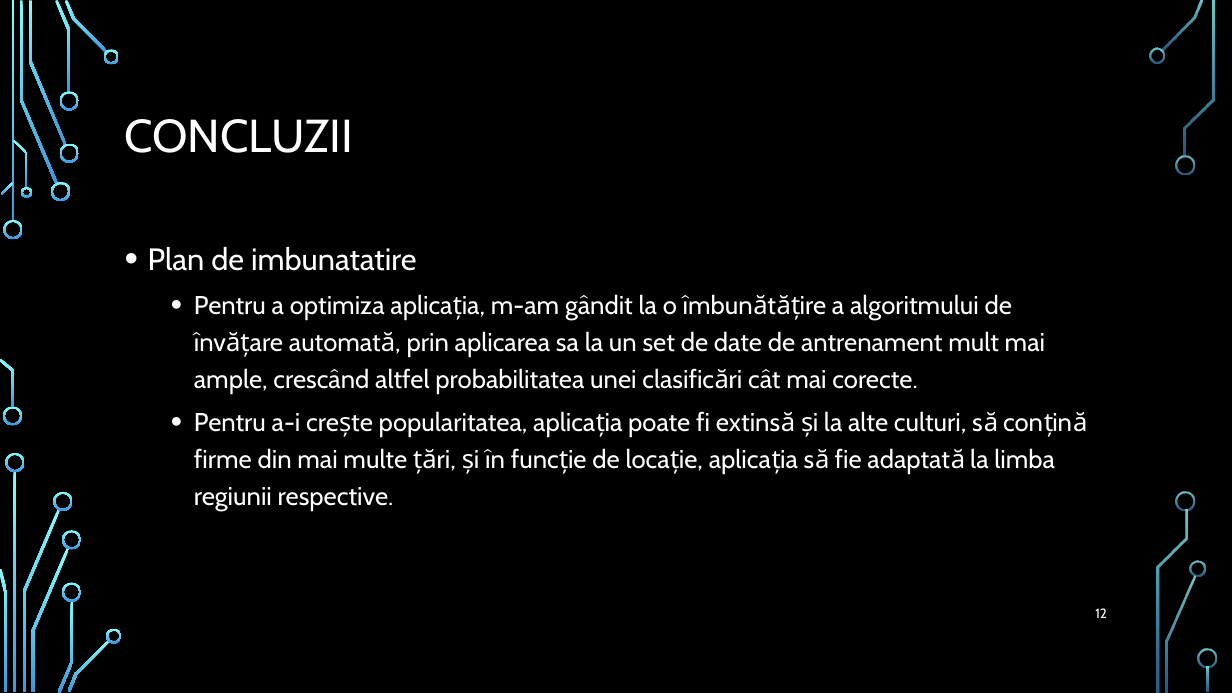
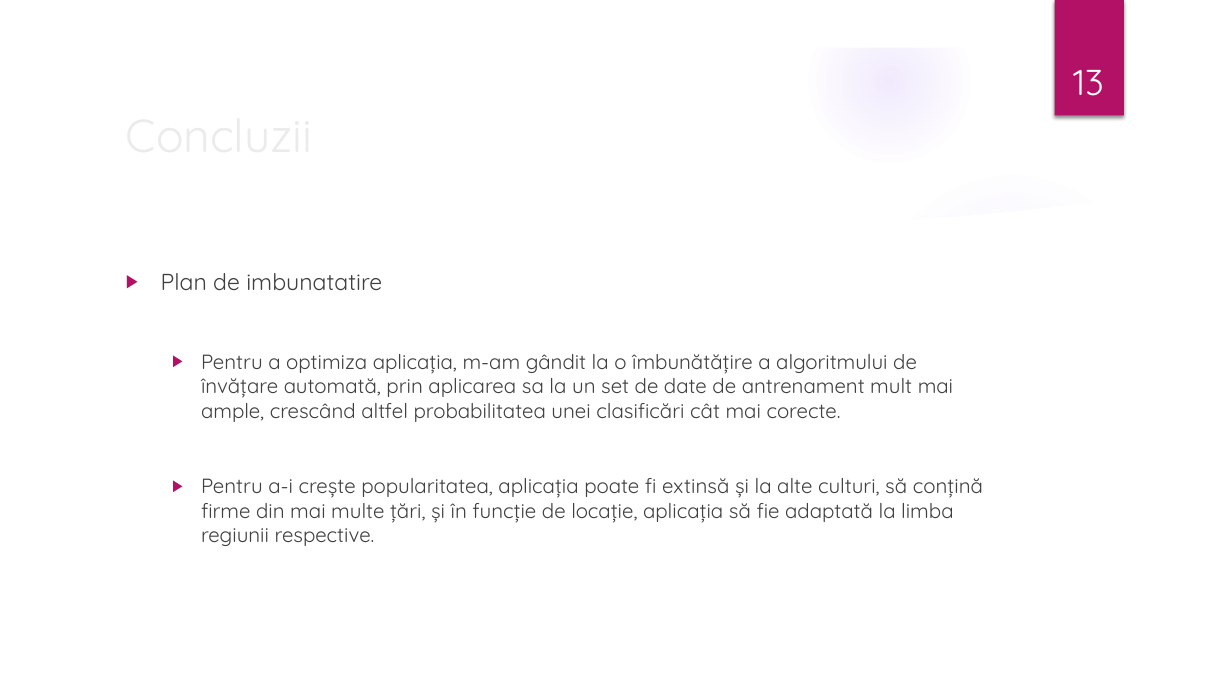
Before and after one commit to ddorian12/Licenta2018BazganDorian, a slide deck: slide 13 of ReviewFactsBest.pptx (slide 12 before the commit). Drawn at 1232x693 pixels with LibreOffice and Linux fonts; fonts in the diff are those of the drawing; background and template pictures are left out. Boxes give left, top, right and bottom in pixels: in the first picture for what was removed or moved away, otherwise in the second. Text is boxed around its words. In the diff, an @@ line names an element or a change of style, - is before the commit and + after.

```diff
--- a/ReviewFactsBest.pptx
+++ b/ReviewFactsBest.pptx
@@ group added at [0, 0, 1232, 693]: 5 ellipses, 3 freeform shapes @@
@@ rectangle added at [1055, 0, 1124, 116], fill #B31166 @@
@@ page number added at [1073, 70, 1104, 96], 28 pt, text #FFFFFF @@
+13
@@ title at [125, 119, 354, 153]: text changed; font Cabin to Quicksand; text colour #FFFFFF to #EBEBEB @@
-CONCLUZII
+Concluzii
@@ text "Plan de imbunatatire": place and size @@
-text "Plan de imbunatatire" at [148, 247, 1055, 511]
+text "Plan de imbunatatire" at [161, 273, 983, 546]
@@ text "Plan de imbunatatire" at [161, 273, 983, 546]: size 24 to 18 pt in "Plan de imbunatatire"; font Cabin to Quicksand, text colour #FFFFFF to #404040, size 20 to 16 pt; bullet • to ▶; line spacing 1.2 to 1; more space between paragraphs @@
@@ page number removed at [1095, 608, 1107, 618] @@
-12
@@ group removed at [0, 0, 1217, 693]: 33 freeform shapes, 3 rectangles @@
```
Also in this commit, not shown: 11 other slides changed, 2 slides added, 1 slide removed.
